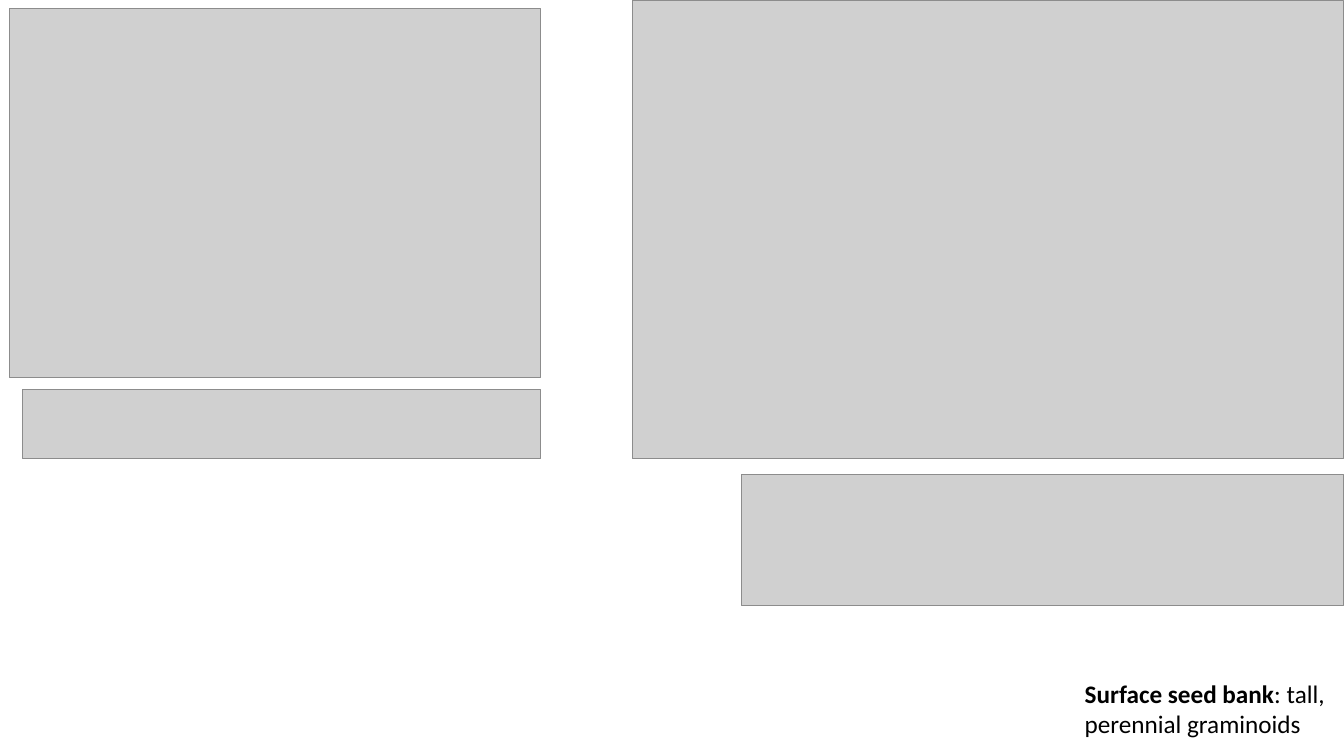
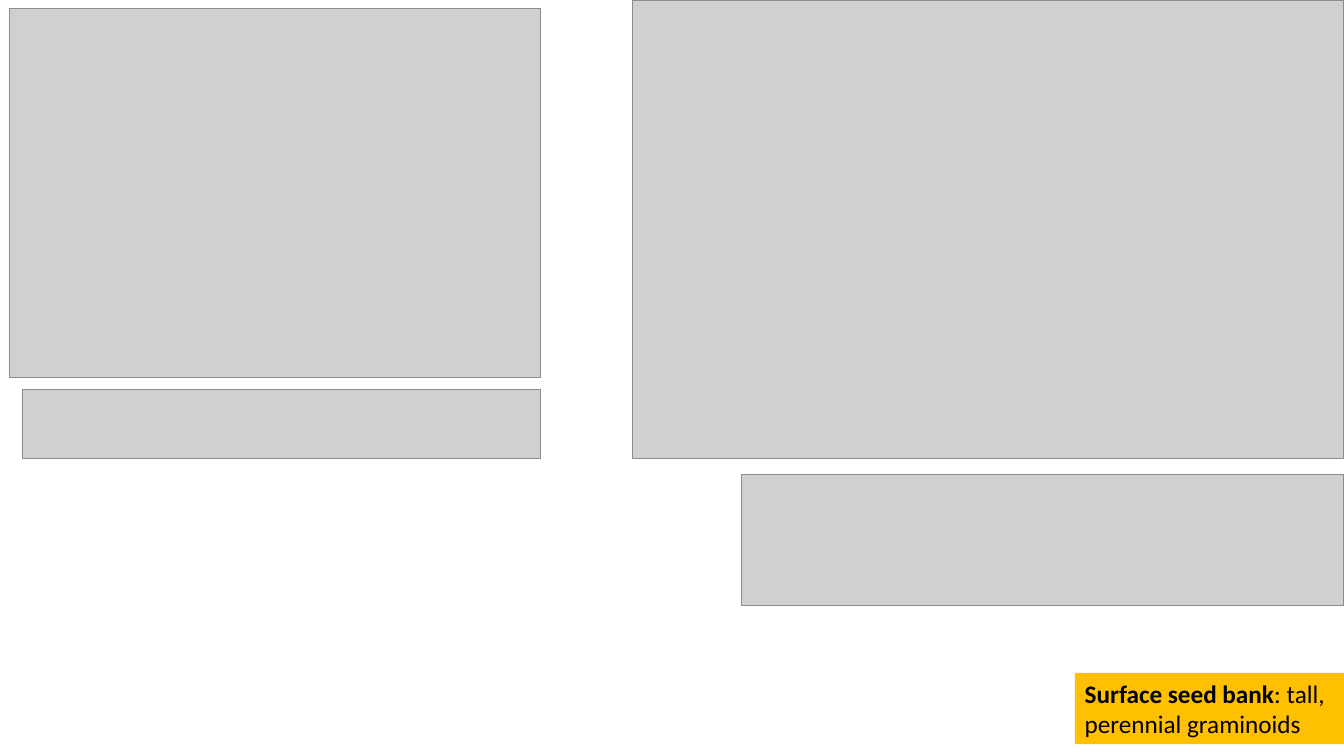
Before and after one commit to stefanielane/HabitatRecovery, a slide deck: slide 4 of code_output.pptx. Drawn at 1344x756 pixels with LibreOffice and Linux fonts; fonts in the diff are those of the drawing; grey boxes stand for pictures. Boxes give left, top, right and bottom in pixels: in the first picture for what was removed or moved away, otherwise in the second. Text is boxed around its words. In the diff, an @@ line names an element or a change of style, - is before the commit and + after.

```diff
--- a/code_output.pptx
+++ b/code_output.pptx
@@ rectangle "Surface seed bank: tall, perennial ...": place and size @@
-rectangle "Surface seed bank: tall, perennial ..." at (1085,685,1325,738)
+rectangle "Surface seed bank: tall, perennial ..." at (1075,674,1344,745)
@@ rectangle "Surface seed bank: tall, perennial ..." at (1075,674,1344,745): fill none to #FFC000 @@
```
Also in this commit, not shown: 4 other slides changed, 3 slides added, 10 other files.
